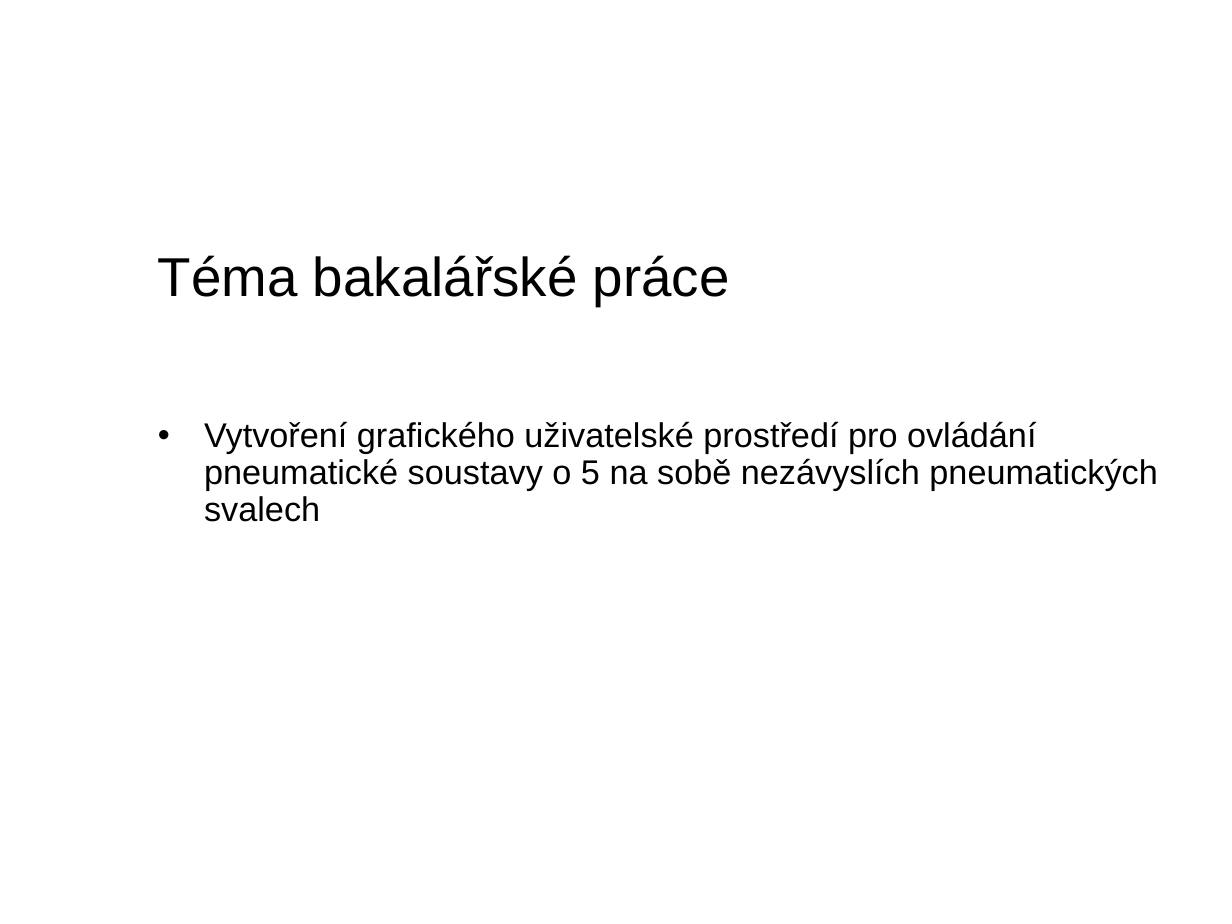
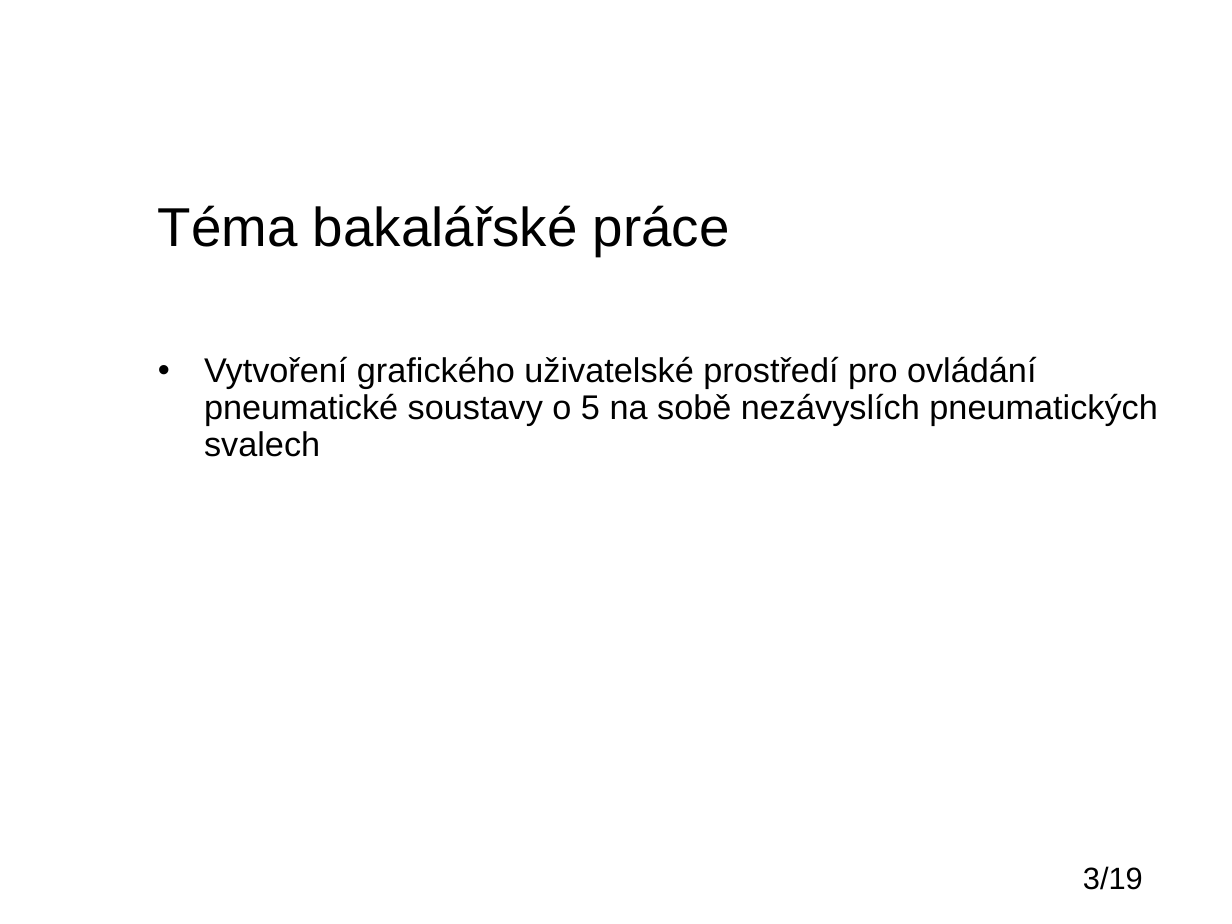
Before and after one commit to IronKnee22/Bakalarka, a slide deck: slide 3 of Obhajoba_darsamar.pptx. Drawn at 1232x924 pixels with LibreOffice and Linux fonts; fonts in the diff are those of the drawing; background and template pictures are left out. Boxes give left, top, right and bottom in pixels: in the first picture for what was removed or moved away, otherwise in the second. Text is boxed around its words. In the diff, an @@ line names an element or a change of style, - is before the commit and + after.

```diff
--- a/Obhajoba_darsamar.pptx
+++ b/Obhajoba_darsamar.pptx
@@ title "Téma bakalářské práce": place and size @@
-title "Téma bakalářské práce" at [158, 255, 730, 305]
+title "Téma bakalářské práce" at [158, 205, 730, 256]
@@ text "Vytvoření grafického uživatelské prostředí pro ...": place and size @@
-text "Vytvoření grafického uživatelské prostředí pro ..." at [204, 421, 1157, 522]
+text "Vytvoření grafického uživatelské prostředí pro ..." at [204, 356, 1157, 457]
@@ page number added at [1083, 866, 1143, 890], 18 pt, text #000000 @@
+3/19
```
Also in this commit, not shown: 11 other slides changed, 6 slides added, 8 slides removed.
